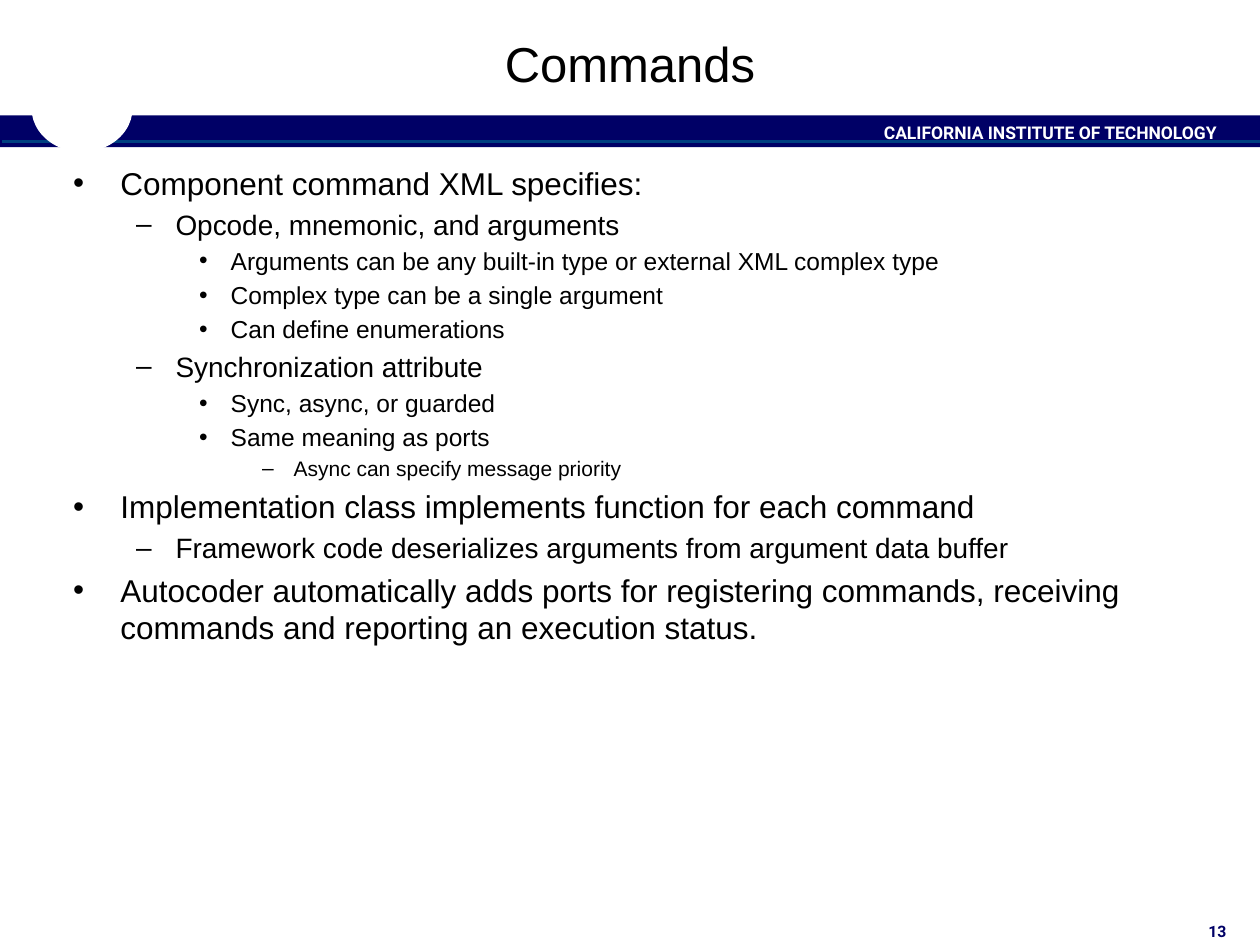
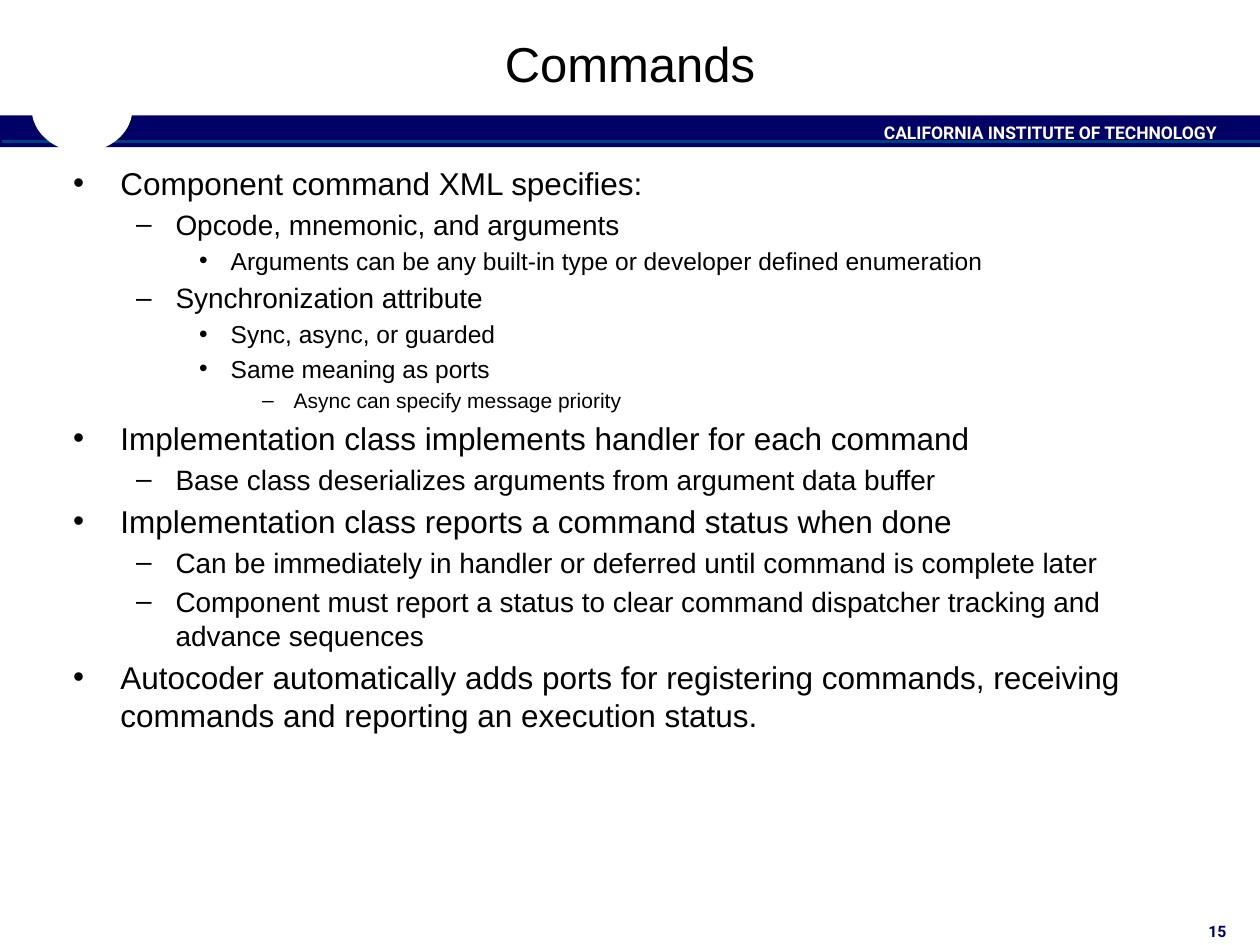
Before and after one commit to christianjeromeilustre/fprime-control, a slide deck: slide 15 of docs/Architecture/FPrimeSoftwareArchitecture.pptx (slide 13 before the commit). Drawn at 1260x945 pixels with LibreOffice and Linux fonts; fonts in the diff are those of the drawing; background and template pictures are left out. Boxes give left, top, right and bottom in pixels: in the first picture for what was removed or moved away, otherwise in the second. Text is boxed around its words. In the diff, an @@ line names an element or a change of style, - is before the commit and + after.

```diff
--- a/docs/Architecture/FPrimeSoftwareArchitecture.pptx
+++ b/docs/Architecture/FPrimeSoftwareArchitecture.pptx
@@ text at [231, 252, 982, 275]: text changed @@
-    • Arguments can be any built-in type or external XML complex type
-    • Complex type can be a single argument
-    • Can define enumerations
+    • Arguments can be any built-in type or developer defined enumeration
@@ text at [120, 427, 1100, 651]: text changed @@
-• Implementation class implements function for each command
-  – Framework code deserializes arguments from argument data buffer
+• Implementation class implements handler for each command
+  – Base class deserializes arguments from argument data buffer
+• Implementation class reports a command status when done
+  – Can be immediately in handler or deferred until command is complete later
+  – Component must report a status to clear command dispatcher tracking and advance sequences
@@ page number at [1208, 925, 1226, 937]: text changed @@
-13
+15
```
Also in this commit, not shown: 20 other slides changed, 7 slides added.
